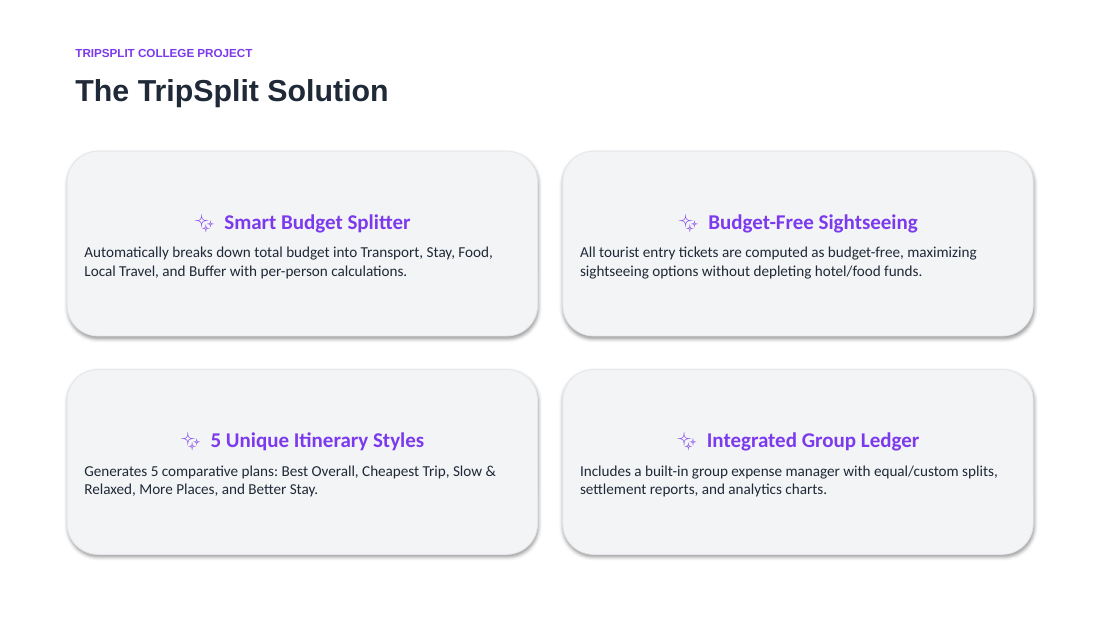
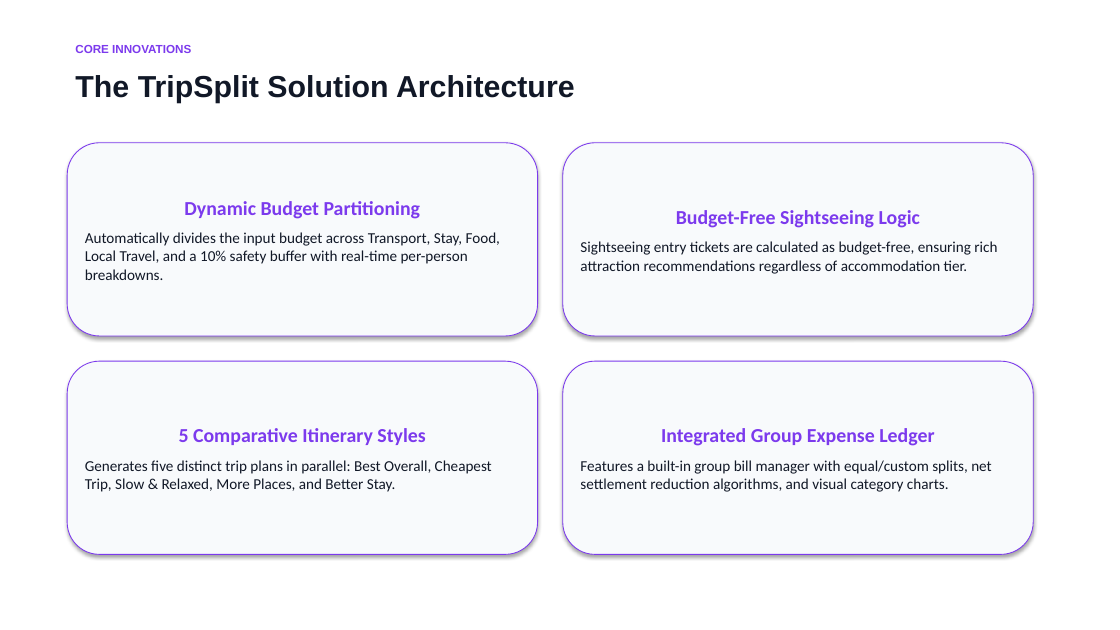
Before and after one commit to Somya-Vishnoi/Trip-Split, a slide deck: slide 3 of TripSplit_Presentation.pptx. Drawn at 1120x630 pixels with LibreOffice and Linux fonts; fonts in the diff are those of the drawing. Boxes give left, top, right and bottom in pixels: in the first picture for what was removed or moved away, otherwise in the second. Text is boxed around its words. In the diff, an @@ line names an element or a change of style, - is before the commit and + after.

```diff
--- a/TripSplit_Presentation.pptx
+++ b/TripSplit_Presentation.pptx
@@ text at (75, 45, 191, 53): text changed @@
-TRIPSPLIT COLLEGE PROJECT
+CORE INNOVATIONS
@@ text at (75, 75, 575, 103): text changed; text colour #1F2937 to #111827 @@
-The TripSplit Solution
+The TripSplit Solution Architecture
@@ rounded rectangle "Dynamic Budget Partitioning": place and size @@
-rounded rectangle "Dynamic Budget Partitioning" at (67, 151, 538, 336)
+rounded rectangle "Dynamic Budget Partitioning" at (67, 143, 538, 336)
@@ fill #F3F4F6 to #F8FAFC; outline #E5E7EB 0.75 pt to #7C3AED 0.75 pt in 4 elements at (67, 361, 538, 555), (563, 361, 1033, 555), (67, 143, 538, 336), (563, 143, 1033, 336) @@
@@ rounded rectangle "Budget-Free Sightseeing Logic": place and size @@
-rounded rectangle "Budget-Free Sightseeing Logic" at (563, 151, 1033, 336)
+rounded rectangle "Budget-Free Sightseeing Logic" at (563, 143, 1033, 336)
@@ text in rounded rectangle at (85, 201, 500, 280): text changed; text colour #1F2937 to #111827 @@
-✨ Smart Budget Splitter
-Automatically breaks down total budget into Transport, Stay, Food, Local Travel, and Buffer with per-person calculations.
+Dynamic Budget Partitioning
+Automatically divides the input budget across Transport, Stay, Food, Local Travel, and a 10% safety buffer with real-time per-person breakdowns.
@@ text in rounded rectangle at (580, 210, 997, 274): text changed; text colour #1F2937 to #111827 @@
-✨ Budget-Free Sightseeing
-All tourist entry tickets are computed as budget-free, maximizing sightseeing options without depleting hotel/food funds.
+Budget-Free Sightseeing Logic
+Sightseeing entry tickets are calculated as budget-free, ensuring rich attraction recommendations regardless of accommodation tier.
@@ rounded rectangle "5 Comparative Itinerary Styles": place and size @@
-rounded rectangle "5 Comparative Itinerary Styles" at (67, 370, 538, 555)
+rounded rectangle "5 Comparative Itinerary Styles" at (67, 361, 538, 555)
@@ rounded rectangle "Integrated Group Expense Ledger": place and size @@
-rounded rectangle "Integrated Group Expense Ledger" at (563, 370, 1033, 555)
+rounded rectangle "Integrated Group Expense Ledger" at (563, 361, 1033, 555)
@@ text in rounded rectangle at (85, 428, 492, 492): text changed; text colour #1F2937 to #111827 @@
-✨ 5 Unique Itinerary Styles
-Generates 5 comparative plans: Best Overall, Cheapest Trip, Slow & Relaxed, More Places, and Better Stay.
+5 Comparative Itinerary Styles
+Generates five distinct trip plans in parallel: Best Overall, Cheapest Trip, Slow & Relaxed, More Places, and Better Stay.
@@ text in rounded rectangle at (580, 428, 991, 492): text changed; text colour #1F2937 to #111827 @@
-✨ Integrated Group Ledger
-Includes a built-in group expense manager with equal/custom splits, settlement reports, and analytics charts.
+Integrated Group Expense Ledger
+Features a built-in group bill manager with equal/custom splits, net settlement reduction algorithms, and visual category charts.
```
Also in this commit, not shown: 8 other slides changed, 1 slide added, 1 slide removed, 1 other file.
